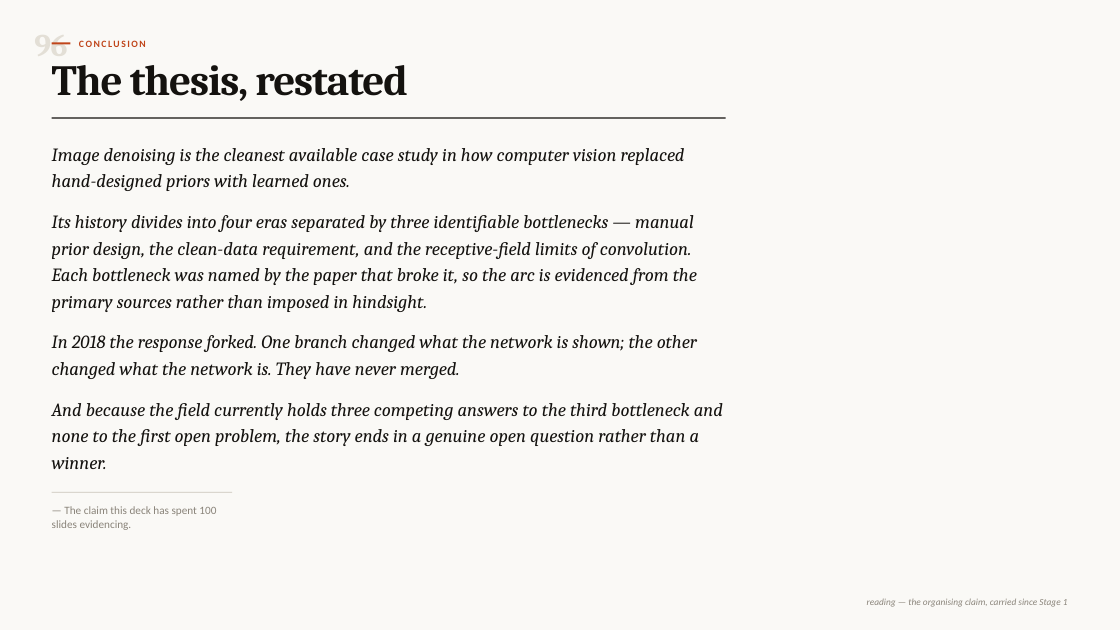
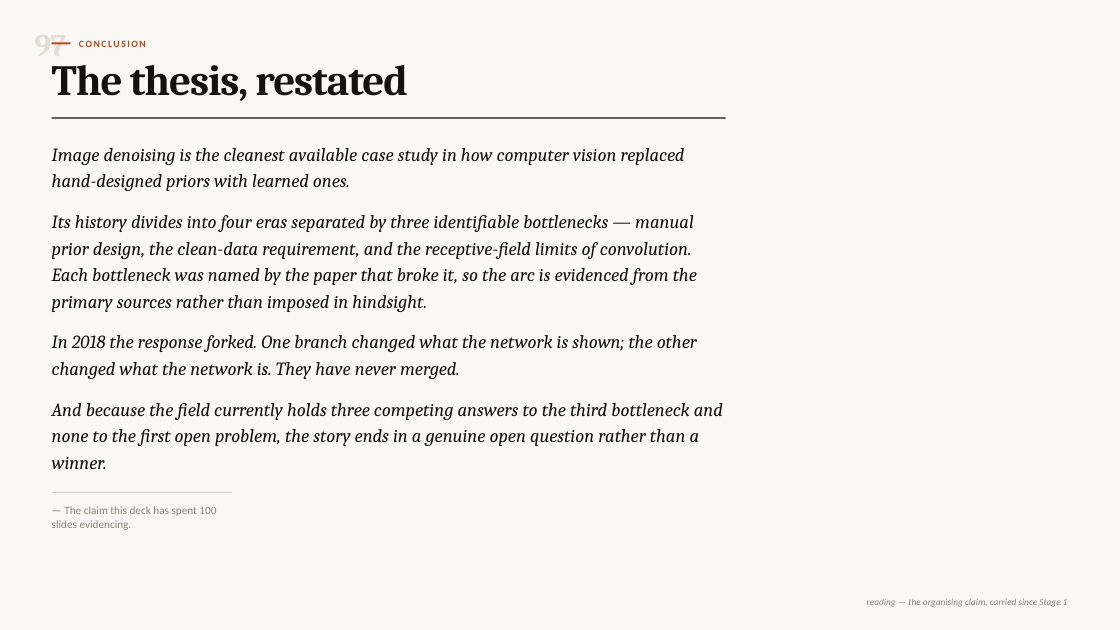
Before and after one commit to NavidZareSWE/DnCNN-Foundations-to-State-of-the-Art, a slide deck: slide 113 of docs/Stage 3/1-deliverable/Stage3_Master_Deck.pptx (slide 110 before the commit). Drawn at 1120x630 pixels with LibreOffice and Linux fonts; fonts in the diff are those of the drawing. Boxes give left, top, right and bottom in pixels: in the first picture for what was removed or moved away, otherwise in the second. Text is boxed around its words. In the diff, an @@ line names an element or a change of style, - is before the commit and + after.

```diff
--- a/docs/Stage 3/1-deliverable/Stage3_Master_Deck.pptx
+++ b/docs/Stage 3/1-deliverable/Stage3_Master_Deck.pptx
@@ text at (34,42,66,45): text changed @@
-96
+97
```
Also in this commit, not shown: 33 other slides changed, 3 slides added, 5 other files.
